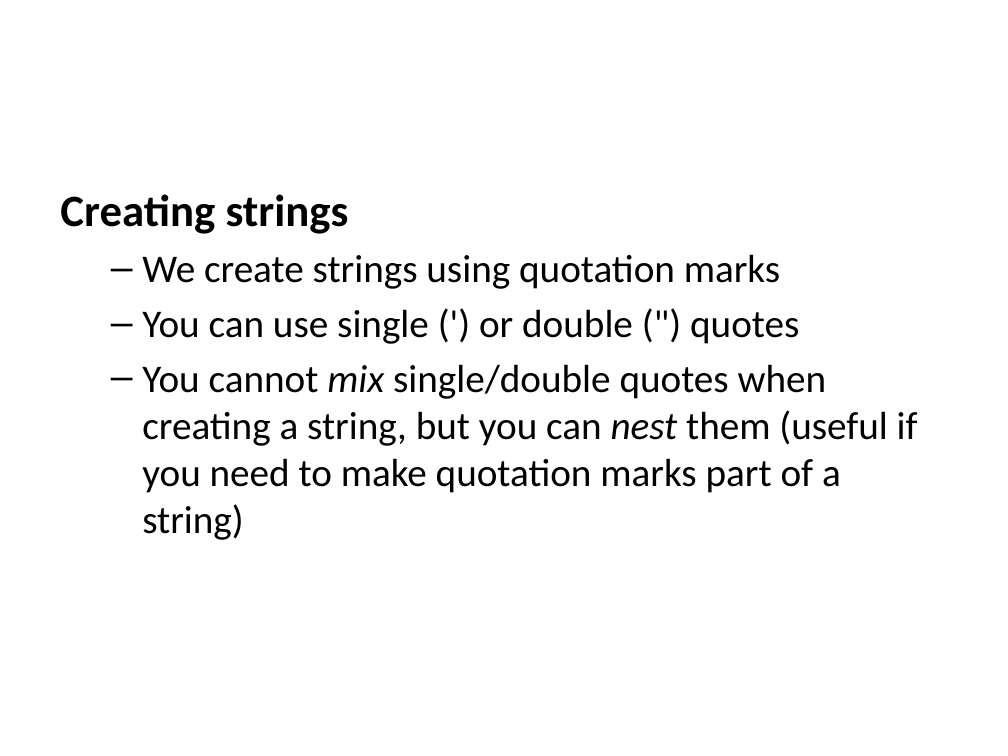
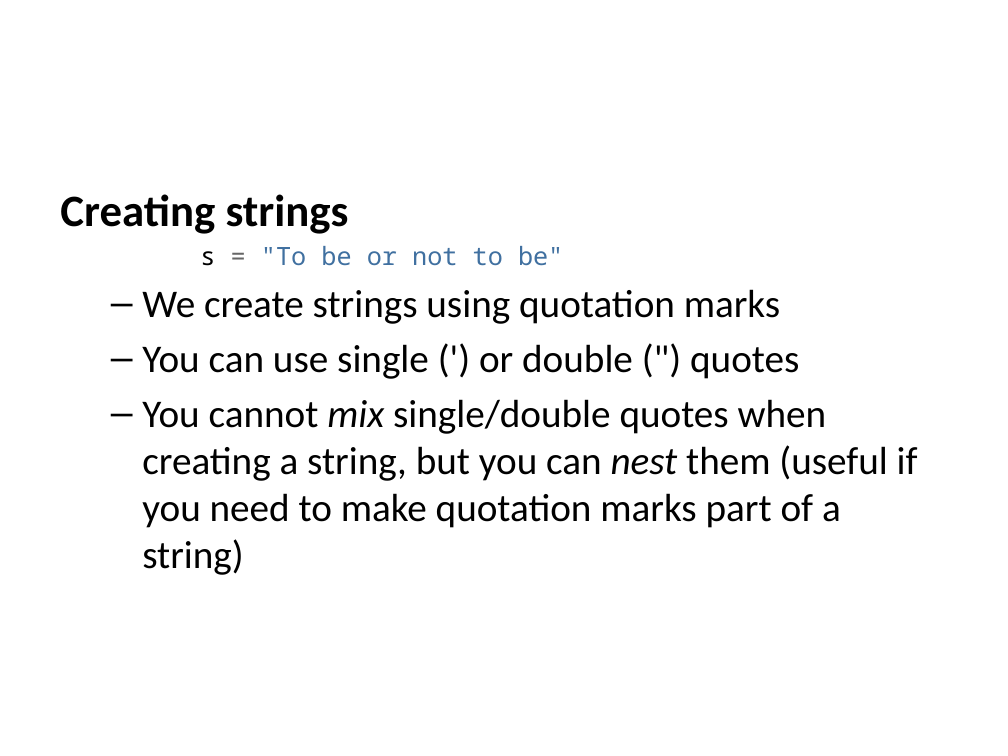
Before and after one commit to edsu/inst326, a slide deck: slide 8 of modules/module03/slides.pptx. Drawn at 1008x756 pixels with LibreOffice and Linux fonts; fonts in the diff are those of the drawing. Boxes give left, top, right and bottom in pixels: in the first picture for what was removed or moved away, otherwise in the second. Text is boxed around its words. In the diff, an @@ line names an element or a change of style, - is before the commit and + after.

```diff
--- a/modules/module03/slides.pptx
+++ b/modules/module03/slides.pptx
@@ text at (200,246,563,266): paragraph added @@
+s = "To be or not to be"
```
Also in this commit, not shown: 7 other slides changed, 2 other files.
